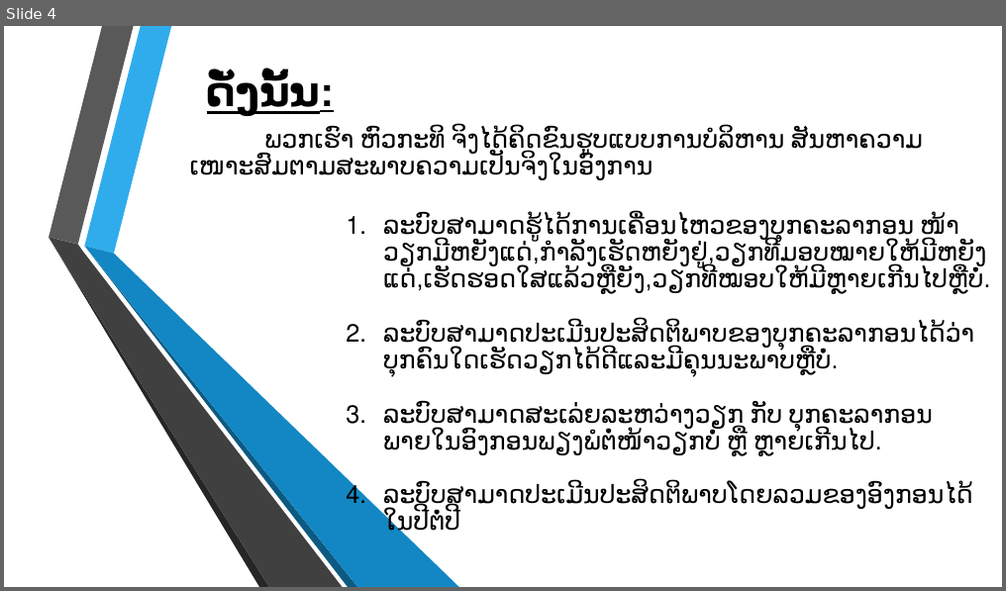
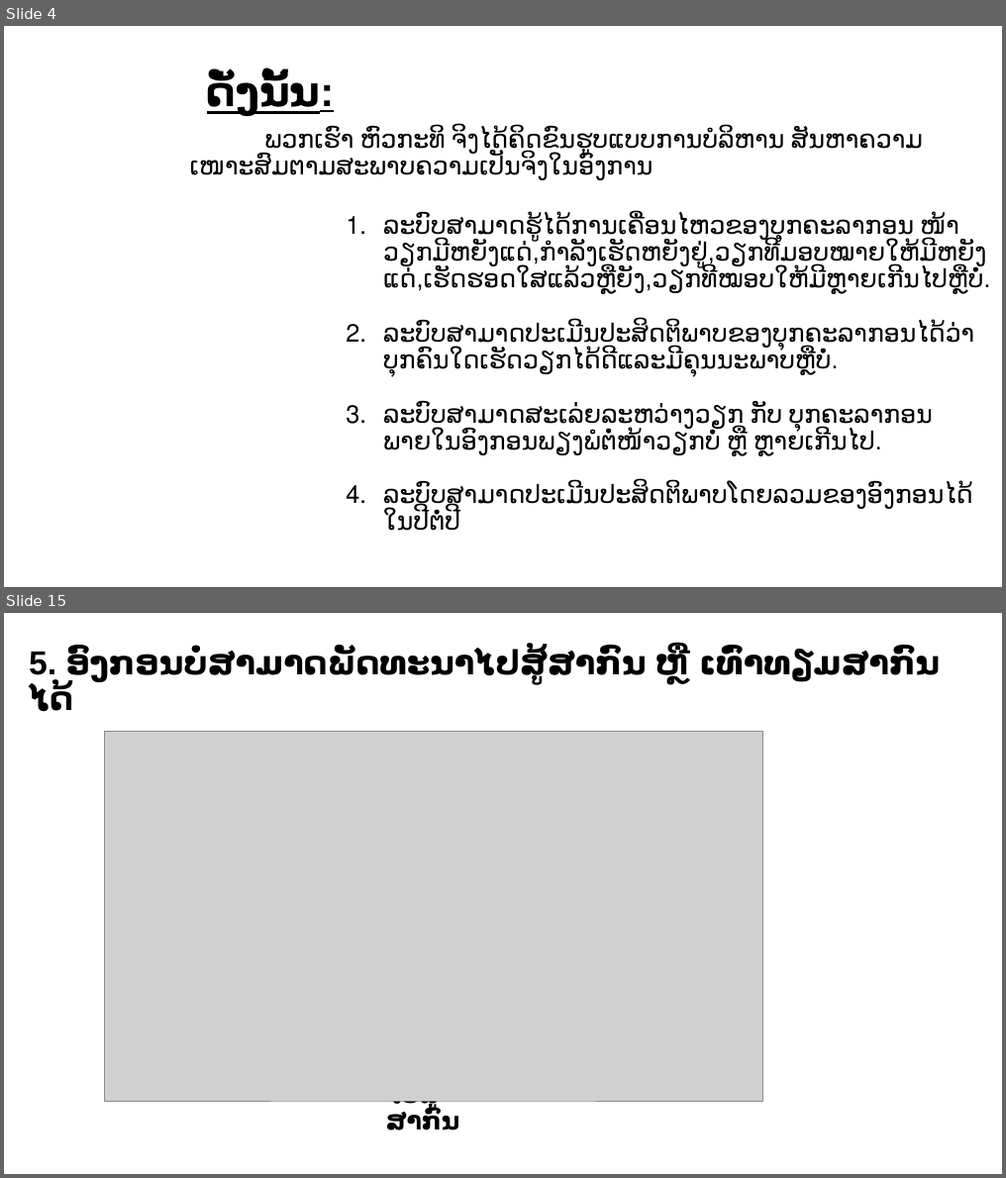
Before and after one commit to touy/taskmanager, a slide deck: ບົດພີເຊັ້ນ.pptx. Shown one above the other, each under a label of ours: slide 4 before the commit, slides 4 and 15 after it; the slides between them are not shown. The pictures are 1006x591 and 1006x1178 pixels, drawn with LibreOffice and Linux fonts; fonts in the diff are those of the drawing; grey boxes stand for pictures; background and template pictures are left out. Boxes give left, top, right and bottom in pixels: in the first picture for what was removed or moved away, otherwise in the second. Text is boxed around its words. In the diff, an @@ line names an element or a change of style, - is before the commit and + after.

```diff
--- a/ບົດພີເຊັ້ນ.pptx
+++ b/ບົດພີເຊັ້ນ.pptx
@@ slide 15 added at box(4, 613, 1002, 1174), background #FFFFFF @@
@@ text added at box(29, 647, 940, 681), 32 pt, text #000000, bold @@
+5. ອົງກອນບໍ່ສາມາດພັດທະນາໄປສູ້ສາກົນ ຫຼື ເທົ່າທຽມສາກົນໄດ້
@@ picture added at box(105, 731, 763, 1101) @@
@@ text added at box(386, 1101, 459, 1131), 24 pt, text #000000, bold @@
+ໄປສູ້ສາກົນ
@@ slide 4 changed as well @@
@@ group removed at box(49, 26, 460, 587): 6 freeform shapes @@
```
Also in this commit, not shown: 3 other slides changed, 15 other slides added.
